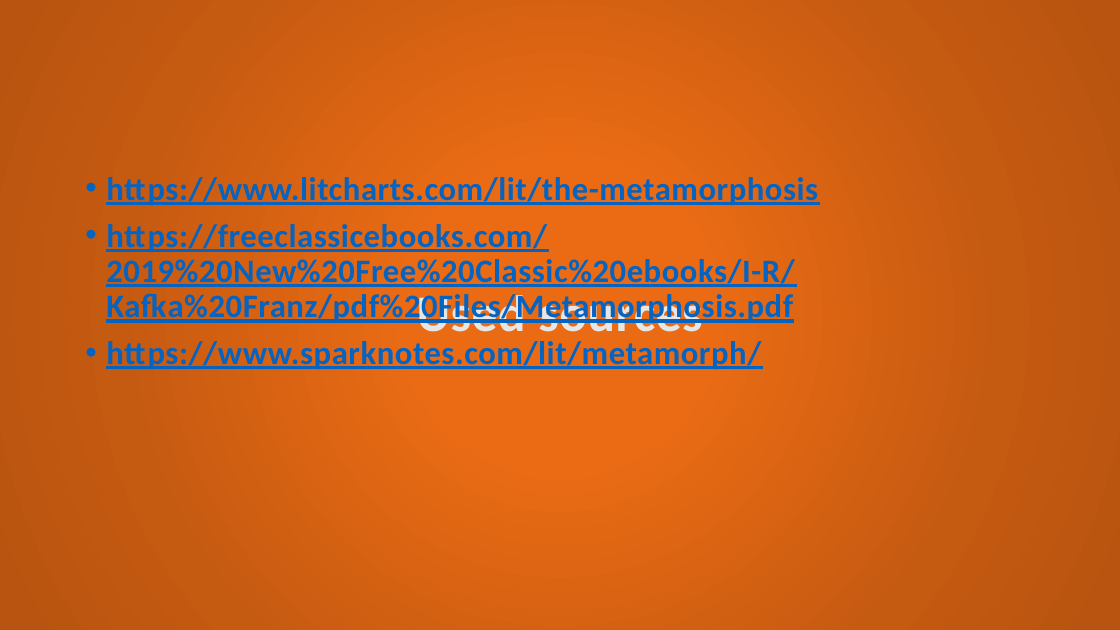
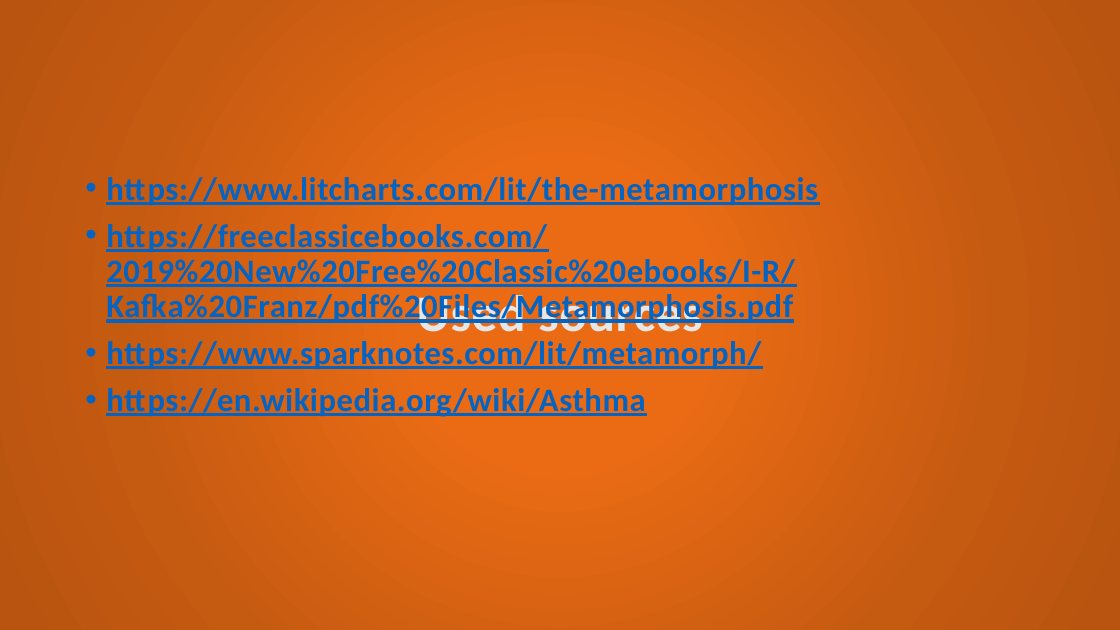
Before and after one commit to happymimimix/Metamorphosis-Analysis, a slide deck: slide 15 of Metamorphosis.pptx (slide 13 before the commit). Drawn at 1120x630 pixels with LibreOffice and Linux fonts; fonts in the diff are those of the drawing; background and template pictures are left out. Boxes give left, top, right and bottom in pixels: in the first picture for what was removed or moved away, otherwise in the second. Text is boxed around its words. In the diff, an @@ line names an element or a change of style, - is before the commit and + after.

```diff
--- a/Metamorphosis.pptx
+++ b/Metamorphosis.pptx
@@ text at (106,388,645,417): paragraph added @@
+• https://en.wikipedia.org/wiki/Asthma
```
Also in this commit, not shown: 6 other slides changed, 4 slides added.
